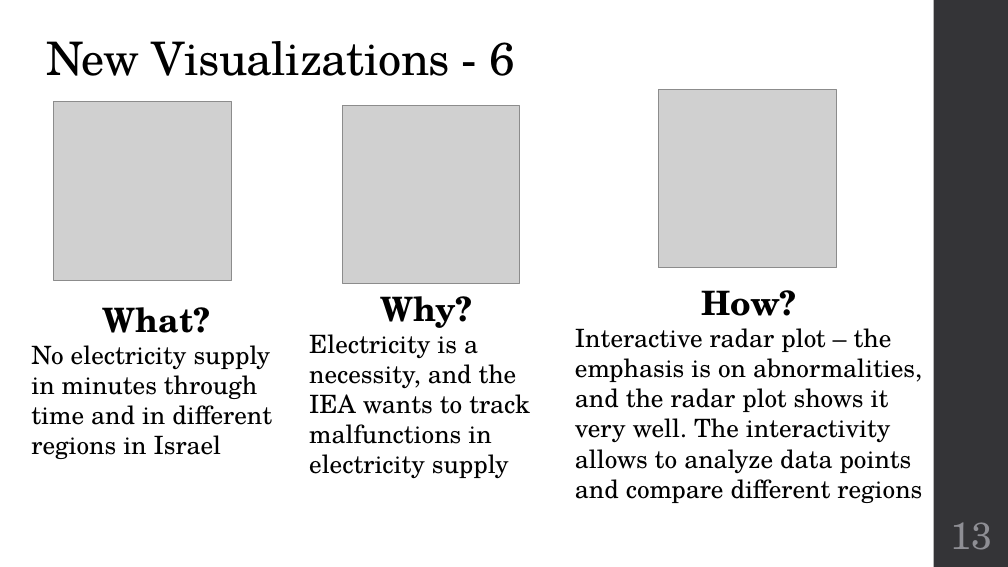
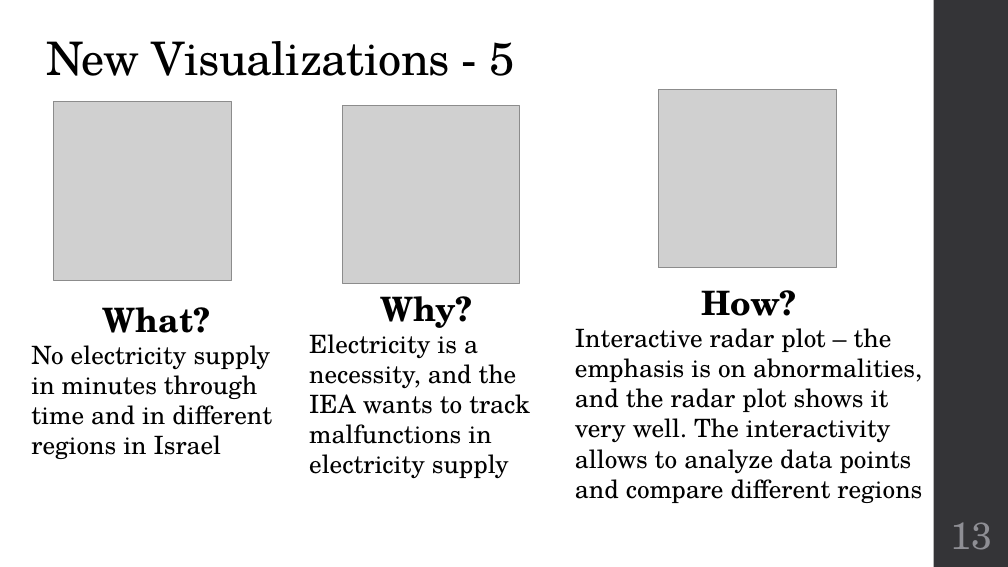
Before and after one commit to TalCordova/InformationVisualization-SemA22, a slide deck: slide 13 of VizPresentation.pptx. Drawn at 1008x567 pixels with LibreOffice and Linux fonts; fonts in the diff are those of the drawing; grey boxes stand for pictures. Boxes give left, top, right and bottom in pixels: in the first picture for what was removed or moved away, otherwise in the second. Text is boxed around its words. In the diff, an @@ line names an element or a change of style, - is before the commit and + after.

```diff
--- a/VizPresentation.pptx
+++ b/VizPresentation.pptx
@@ title at box(46, 41, 515, 76): text changed @@
-New Visualizations - 6
+New Visualizations - 5
```
Also in this commit, not shown: 2 other slides changed, 2 other files.
